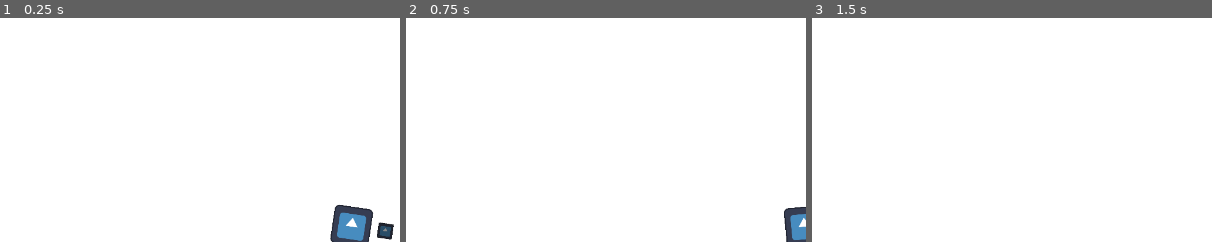
Above: before the commit, frames 1-3 (left to right).
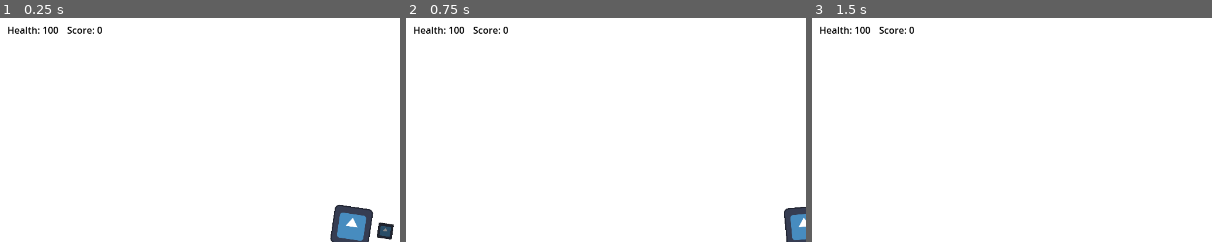
Above: after the commit, the same moments.

Repository: EisenhornE/top-down-shooter-demo
Game: Godot game, scene res://scenes/world.tscn
Two runs of this game, one before a commit and one after it. Both use one fixed random seed, a clock stepped at 60 frames per second and the inputs below. The engine's default icon, where the game draws it, is replaced by a stand-in: a white triangle on a blue panel in a dark square.
Inputs (mouse positions are % of the whole screen's width and height, from its top left):
- Up to frame 1 (0.25 s): no input
- Up to frame 2 (0.75 s): tap Enter at 0.5 s; move the mouse to (72, 45) at 0.52 s; hold D (right) from 0.53 s (still down); click (72, 45) at 0.6 s
- Up to frame 3 (1.5 s): move the mouse to (30, 55) at 1.27 s; release D (right) at 1.28 s; hold S (down) from 1.28 s (still down); click (30, 55) at 1.35 s
The pictures show only the part of the screen within x 1-51%, y 2-52%; the shares and areas given below are measured in that part.

The runs differ from the first frame. In frame 1, 0.4% of the frame differs, in the area x 2-26%, y 3-8%; in frame 2, 0.4%; in frame 3, 0.4%.

Commit message:
feat: added UI and finished the entire project

Diff:
--- a/scenes/world.tscn
+++ b/scenes/world.tscn
@@ -37,5 +37,23 @@
 position = Vector2(-48, -41)
 rotation = -0.000671141
 
+[node name="CanvasLayer" type="CanvasLayer" parent="."]
+
+[node name="ScoreLabel" type="Label" parent="CanvasLayer"]
+offset_left = 123.0
+offset_top = 26.0
+offset_right = 223.0
+offset_bottom = 64.0
+theme_override_colors/font_color = Color(0, 0, 0, 1)
+text = "Score: 0"
+
+[node name="HealthLabel" type="Label" parent="CanvasLayer"]
+offset_left = 21.0
+offset_top = 26.0
+offset_right = 121.0
+offset_bottom = 64.0
+theme_override_colors/font_color = Color(0, 0, 0, 1)
+text = "Health: 100"
+
 [connection signal="timeout" from="gameManager/spawn_timer" to="gameManager" method="_on_spawn_timer_timeout"]
 [connection signal="timeout" from="gameManager/reduce_spawn_timer" to="gameManager" method="_on_reduce_spawn_timer_timeout"]
--- a/scripts/enemy.gd
+++ b/scripts/enemy.gd
@@ -15,8 +15,8 @@
 		var player_position = player.position
 		var target_position = (player_position - position).normalized()
 		velocity = target_position * move_speed
+		look_at(player_position)
 		move_and_slide()
-		look_at(player_position)
 	else:
 		pass
 
--- a/scripts/gameManager.gd
+++ b/scripts/gameManager.gd
@@ -4,6 +4,7 @@
 @onready var player = $"../player"
 @onready var spawnTimer = $spawn_timer
 @onready var reduce_spawnTimer = $reduce_spawn_timer
+@onready var scoreLabel = $"../CanvasLayer/ScoreLabel"
 var score = 0
 
 # PLEASE REMEMBER TO PUT COLOR RECT ABOVE EVERYTHING OR JUST DELETE IT AND USE
@@ -34,4 +35,4 @@
 
 func onenemydead():
 	score += 10
-	print("Score: ", score)
+	scoreLabel.text = "Score: " + str(score)
--- a/scripts/player.gd
+++ b/scripts/player.gd
@@ -5,6 +5,7 @@
 @export var player_health := 100
 @export var damage_interval := 1
 @onready var damage_Timer = $damage_timer
+@onready var healthLabel = $"../CanvasLayer/HealthLabel"
 
 var enemies_in_hitbox = []
 
@@ -41,7 +42,7 @@
 func _on_hitbox_area_body_entered(body):
 	if body is CharacterBody2D and body.name == "enemy":
 		enemies_in_hitbox.append(body)
-		player_health -= 10
+		#player_health -= 10
 		if player_health <= 0:
 			queue_free()
 		if damage_Timer.is_stopped():
@@ -55,7 +56,9 @@
 
 func _on_damage_timer_timeout():
 	for enemy in enemies_in_hitbox:
-		player_health -= 5
+		player_health -= 10
+		healthLabel.text = "Health: " + str(player_health)
+		print(player_health)
 		if player_health <= 0:
 			queue_free()
 			get_tree().quit()
